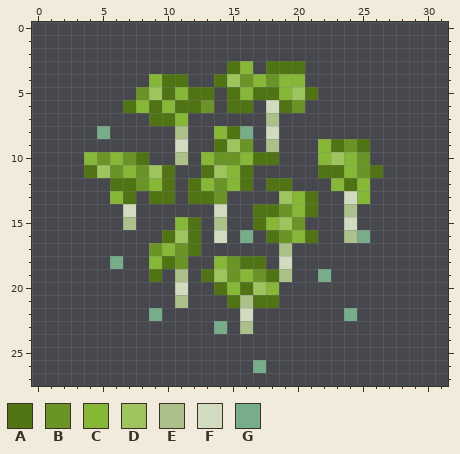
Pixel-art sprite, stored at Images/TileSets/FantasyHex/Tiles/PlainsJungle.png. Above: the version before the commit.
The file is 32x28 pixels.
Palette (. is transparent): A #507414  B #6b9427  C #87b737  D #9ec55d  E #acc08a  F #d1dbc0  G #77ae89
Pixels before, first column x 4:
 3 ...........AC.AAA......
 4 .....CAA..ADBCBCC......
 5 ....BDACAA.ACAACDA.....
 6 ...ACACAAB.AA.FAB......
 7 .....AAC......E........
 8 .G.....E..CAG.F........
 9 .......F..ADB.E...CABA.
10 CBCBA..E.CBBCAA...CDCB.
11 ADBCBDA..ADCA.....AACBA
12 ..AABCA.ACBCA.AA...CAC.
13 ..CA.AA.AAB....DCA..FC.
14 ...F......F..AABCA..E..
15 ...E...CA.E..ACDB...F..
16 ......ADA.F.G.ABCA..EG.
17 .....BCBA......E.......
18 ..G..CAB..CBAA.F.......
19 .....A.E.ADBCBAE..G....
20 .......F..ACADC........
21 .......E...AEAA........
22 .....G......F.......G..
23 ..........G.E..........
24 .......................
25 .......................
26 .............G.........
Once edited:
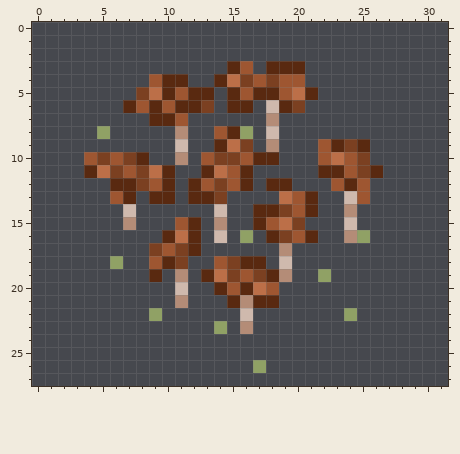
Diff:
colour A: #507414 -> #592910
colour B: #6b9427 -> #7b4021
colour C: #87b737 -> #9e5631
colour D: #9ec55d -> #bc6f48
colour E: #acc08a -> #b48c77
colour F: #d1dbc0 -> #cfb9ad
colour G: #77ae89 -> #90a165
